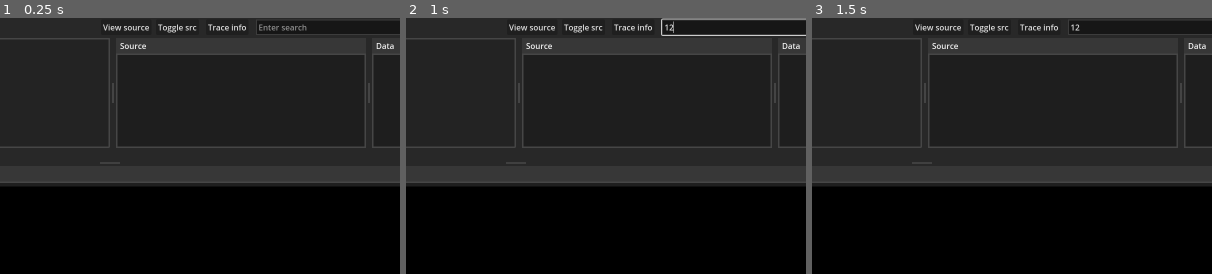
Above: before the commit, frames 1-3 (left to right).
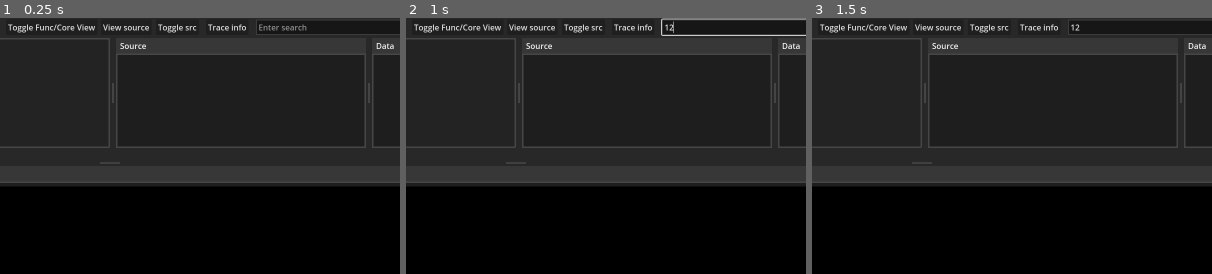
Above: after the commit, the same moments.

Repository: PatrikAAberg/dmce-gui
Game: Godot game, scene res://scene_controller.tscn
Two runs of this game, one before a commit and one after it. Both use one fixed random seed, a clock stepped at 60 frames per second and the inputs below.
Inputs (mouse positions are % of the whole screen's width and height, from its top left):
- Up to frame 1 (0.25 s): no input
- Up to frame 2 (1 s): click (42, 95) at 0.52 s; type "Alex" at 0.6 s; click (81, 2) at 0.75 s; type "12" at 0.83 s
- Up to frame 3 (1.5 s): click "Prev" at 1.25 s
The pictures show only the part of the screen within x 36-86%, y 0-50%; the shares and areas given below are measured in that part.

The runs differ from the first frame. In frame 1, 0.3% of the frame differs, in the area x 2-24%, y 2-6%; in frame 2, 0.3%; in frame 3, 0.3%.
Error before the commit: Invalid access of index '0' on a base object of type: 'Array'. (res://TraceGUI.gd:881)
Error after the commit: Invalid access of index '0' on a base object of type: 'Array'. (res://TraceGUI.gd:889)

Commit message:
trace: base for core-centric fchart

Diff:
--- a/dmcetraceGUI/FChart.gd
+++ b/dmcetraceGUI/FChart.gd
@@ -13,6 +13,7 @@
 var ZoomEnd = 0
 var mutex
 var FChartPanel
+var FuncFont : Font
 
 func ClearCores(ind):
 	Cores[ind] = []
@@ -47,6 +48,9 @@
 	TitleText.position.y = -40
 	FMarkers = get_node("../FMarkers")
 	mutex = Mutex.new()
+
+	FuncFont =  ThemeDB.fallback_font;
+
 	print("FChart ready")
 
 # Called every frame. 'delta' is the elapsed time since the previous frame.
@@ -81,6 +85,10 @@
 func _worker(thread_id, indstart, indend):
 #	print("Starting thread " + str(thread_id) + "  Interval: " + str(indstart) + "-" + str(indend))
 	_draw_from_func_list_interval(indstart, indend)
+
+func _worker_cores(thread_id, indstart, indend):
+#	print("Starting thread " + str(thread_id) + "  Interval: " + str(indstart) + "-" + str(indend))
+	_draw_from_core_list_interval(indstart, indend)
 
 func _find_all_marker_in_sight(ts):
 	if (ts > tgui.Trace[tgui.TActive].TimeSpanStart) and (ts < tgui.Trace[tgui.TActive].TimeSpanEnd):
@@ -204,6 +212,123 @@
 			func_count += 1
 
 func _draw_from_core_list():
+	if _timeline_inited:
+		var num_draw_cores = OS.get_processor_count() - 2
+		var num_trace_cores = len(Cores[tgui.TActive])
+		var trace_cores_per_draw_core = num_trace_cores / num_draw_cores
+		if trace_cores_per_draw_core == 0:
+			trace_cores_per_draw_core = num_trace_cores
+		var thread_count = 0
+		var threadlist = []
+		var trace_core_count = 0
+
+		# Set vscroll size
+		var page = int(FChartPanel.size.y / tgui.FNameText.get_line_offset(1))
+		tgui.FuncVScrollBar.max_value = num_draw_cores
+		tgui.FuncVScrollBar.page = page
+
+		print("num_draw_cores			: " + str(num_draw_cores))
+		print("num_trace_cores			: " + str(num_trace_cores))
+		print("trace_cores_per_draw_core: " + str(trace_cores_per_draw_core))
+		print("thread_count				: " + str(thread_count))
+		print("trace_core_count			: " + str(trace_core_count))
+
+		while trace_core_count < num_trace_cores:
+			var thread = Thread.new()
+			if (num_trace_cores - trace_core_count) < trace_cores_per_draw_core:
+				thread.start(_worker_cores.bind(thread_count, trace_core_count, num_trace_cores ))
+#				_worker(thread_count, func_count, num_funcs )
+			else:
+				thread.start(_worker_cores.bind(thread_count, trace_core_count, trace_core_count + trace_cores_per_draw_core))
+#				_worker(thread_count, func_count, func_count + funcs_per_core)
+			thread_count += 1
+			trace_core_count += trace_cores_per_draw_core
+			threadlist.append(thread)
+		for t in threadlist:
+			t.wait_to_finish()
+
+		if tgui.SearchShowAll:
+			var count = tgui.Trace[tgui.TActive].FindAllMarkers.bsearch(tgui.Trace[tgui.TActive].TimeSpanStart) - 1
+			if count < 0:
+				count = 0
+			while count < len(tgui.Trace[tgui.TActive].FindAllMarkers):
+				var ts = tgui.Trace[tgui.TActive].FindAllMarkers[count]
+				if ts > tgui.Trace[tgui.TActive].TimeSpanEnd:
+					break
+				var Width = float(Box.size.x)
+				if _find_all_marker_in_sight(ts):
+					var xpos = (ts - tgui.Trace[tgui.TActive].TimeSpanStart) * ( Width / tgui.Trace[tgui.TActive].TimeSpan)
+					draw_rect(Rect2(xpos, 0, 1, Box.size.y), Color("208bb5"), false)
+				count += 1
+
+func _draw_from_core_list_interval(indstart, indend):
+	if _timeline_inited:
+		# Prevent from getting to a state we cant zoom out from
+		if tgui.Trace[tgui.TActive].TimeSpan < 10:
+			tgui.Trace[tgui.TActive].TimeSpanStart = tgui.Trace[tgui.TActive].TimeSpanEnd - 10
+			if tgui.Trace[tgui.TActive].TimeSpanStart < tgui.Trace[tgui.TActive].TimeStart:
+				tgui.Trace[tgui.TActive].TimeSpanStart += 10
+				tgui.Trace[tgui.TActive].TimeSpanEnd += 10
+			tgui.Trace[tgui.TActive].TimeSpan = 10
+
+		var Width = float(Box.size.x)
+		var line_height = tgui.FNameText.get_line_offset(1)
+		var trace_core_count = indstart
+		var rect_count = 0
+		var box_list = []
+		var dubbla = 0
+		for klistindex in range(indstart, indend):
+			if klistindex > len(tgui.Trace[tgui.TActive].FTree) - 1:
+				break
+			var klist = tgui.Trace[tgui.TActive].FTree[klistindex]
+			if len(klist) > 0:
+					var length = len (klist)
+					var step = 1
+					if not tgui.LossLess:
+						step = 3
+					# Skip entries to the left
+					var j = 0
+					var fictive = {tend = tgui.Trace[tgui.TActive].TimeSpanStart}
+					j = klist.bsearch_custom(fictive, _compare_end)
+					while j < length:
+						var korv = klist[j]
+						var core = klistindex
+						var color
+						# Show this core?
+						if core not in Cores[tgui.TActive]:
+							j += 1
+							continue
+						else:
+							color = Colors[korv.index % 256]
+
+						# skip entries to the right
+						if korv.tstart > tgui.Trace[tgui.TActive].TimeSpanEnd:
+							break
+						if _in_sight(korv):
+							var ratio = float(Width / tgui.Trace[tgui.TActive].TimeSpan)
+							var x_start = int((korv.tstart - tgui.Trace[tgui.TActive].TimeSpanStart) * ratio)
+							if x_start < 0:
+								x_start = 0
+							var width = int((korv.tend - tgui.Trace[tgui.TActive].TimeSpanStart) * ratio - x_start)
+							if width > Width:
+								width = Width
+							var y_start = int(line_height * core + 3)
+							mutex.lock()
+							draw_rect(Rect2(x_start, y_start, width, line_height - 6), color, false)
+							if width > 20:
+								draw_string(FuncFont, Vector2(x_start, y_start), tgui.Trace[tgui.TActive].FList[korv.index])
+							mutex.unlock()
+							rect_count += 1
+							# Find next entry for this function that shall be drawn in next x position
+							var next_pix_time = int((float(x_start) + step) / ratio + tgui.Trace[tgui.TActive].TimeSpanStart)
+							fictive = {tend = next_pix_time}
+							var tmpj = klist.bsearch_custom(fictive, _compare_end)
+							if tmpj > j:
+								j = tmpj
+								continue
+						j += 1
+
+func _old_draw_from_core_list():
 	if _timeline_inited:
 		var box_list = []
 		var Width = Box.size.x
@@ -251,7 +376,12 @@
 func _draw():
 	if _timeline_inited and len(tgui.Trace) > 0:
 #		tgui.TimerStart()
-		_draw_from_func_list()
+
+		if not tgui.Trace[tgui.TActive].FuncPerCore:
+			_draw_from_func_list()
+		else:
+			_draw_from_core_list()
+
 # Other ways to draw fchart single-core
 #		_draw_from_func_list_interval(0, len(tgui.Trace[tgui.TActive].FDrawList))
 #	_draw_from_core_list()
@@ -265,17 +395,27 @@
 		Box = box
 
 	tgui.FNameText.text = ""
-	for i in range(len(tgui.Trace[tgui.TActive].FList)):
-		tgui.FNameText.text += tgui.Trace[tgui.TActive].FList[i] + "\n"
+	if not tgui.Trace[tgui.TActive].FuncPerCore:
+		for i in range(len(tgui.Trace[tgui.TActive].FList)):
+			tgui.FNameText.text += tgui.Trace[tgui.TActive].FList[i] + "\n"
+	else:
+		for i in range(len(tgui.Trace[tgui.TActive].CoreList)):
+			tgui.FNameText.text += "Core " + str(tgui.Trace[tgui.TActive].CoreList[i]) + "\n"
+
 	_timeline_inited = true
 	print("FCHart init timeline done")
 
 func UpdateTimeLine():
 	if _timeline_inited:
 		tgui.FNameText.scroll_to_line(tgui.Trace[tgui.TActive].FuncVScrollBarIndex)
-		var title = "Cores: "
-		for i in len(Cores[tgui.TActive]):
-			title = title + "  " + TextColor[Cores[tgui.TActive][i]] + str(Cores[tgui.TActive][i])
+		var title = "Visible cores: "
+		if not tgui.Trace[tgui.TActive].FuncPerCore:
+			for i in len(Cores[tgui.TActive]):
+				title = title + "  " + TextColor[Cores[tgui.TActive][i]] + str(Cores[tgui.TActive][i])
+		else:
+			for i in len(Cores[tgui.TActive]):
+				title = title + " " + str(Cores[tgui.TActive][i])
+
 		TitleText.text = title
 		queue_redraw()
 
--- a/dmcetraceGUI/TraceGUI.gd
+++ b/dmcetraceGUI/TraceGUI.gd
@@ -79,6 +79,7 @@
 var TraceInfoButton
 var ShowSrcButton
 var ShowLogButton
+var TogglePerFuncOrCoreButton
 var re_remove_probe
 var re_get_probenbr
 var TraceViewStart
@@ -440,6 +441,7 @@
 	for i in range(MAX_NUM_CORES):
 		tracetmp.TimestampsPerCore.append([])
 
+	tracetmp.FuncPerCore = false
 	tracetmp.TimeLineTS = []
 	tracetmp.TraceEntry2ProbeListIndex = []
 	tracetmp.UniqueProbeList = [] 			# probe numbers found in the trace
@@ -741,6 +743,7 @@
 	ShowSrcButton		= get_node("ShowSrcButton")
 	SrcPopOutButton		= get_node("SrcPopOutButton")
 	ShowLogButton		= get_node("ShowLogButton")
+	TogglePerFuncOrCoreButton	= get_node("TogglePerFuncOrCoreButton")
 	GenericAcceptDialog	= get_node("GenericAcceptDialog")
 	ShowCurrentTraceInfoDialog = get_node("ShowCurrentTraceInfoDialog")
 	AskForConfirmationDialog = get_node("AskForConfirmationDialog")
@@ -791,6 +794,7 @@
 	ShowSrcButton.pressed.connect(self._show_src_button_pressed)
 	SrcPopOutButton.pressed.connect(self._src_pop_out_button_pressed)
 	ShowLogButton.pressed.connect(self._show_log_button_pressed)
+	TogglePerFuncOrCoreButton.pressed.connect(self._toggle_per_func_or_core_button_pressed)
 	LogSearchNextButton.pressed.connect(self._log_search_next_button_pressed)
 	LogSearchPrevButton.pressed.connect(self._log_search_prev_button_pressed)
 
@@ -854,6 +858,10 @@
 	print("Show log!")
 #		self.grab_focus()
 #		ShowCurrentTraceInfoDialog.popup_centered()
+func _toggle_per_func_or_core_button_pressed():
+	TogglePerFuncOrCoreButton.release_focus()
+	if len(Trace) > 0:
+		_toggle_func_per_core()
 
 func _trace_info_button_pressed():
 	if len(Trace) > 0:
@@ -999,6 +1007,9 @@
 
 	ShowLogButton.position.x = SrcPopOutButton.position.x - 110
 	ShowLogButton.position.y = 3
+
+	TogglePerFuncOrCoreButton.position.x = ShowLogButton.position.x - 80
+	TogglePerFuncOrCoreButton.position.y = 3
 
 	VSplitCTop.split_offset = VSplitCTop.size.y * VSplitTop
 	HSplitCTop.split_offset = HSplitCTop.size.x * HSplitTop
@@ -1518,6 +1529,17 @@
 	else:
 		LossLess = false
 
+func _toggle_func_per_core():
+	if Trace[TActive].FuncPerCore == false:
+		Trace[TActive].FuncPerCore = true
+	else:
+		Trace[TActive].FuncPerCore = false
+
+	PopulateViews(SRC | INFO | TRACE)
+	InitTimeLine()
+	UpdateTimeLine()
+	UpdateMarkers()
+
 func _menu_view_pressed(id):
 	if len(Trace) == 0:
 		return
--- a/dmcetraceGUI/TraceGUI.tscn
+++ b/dmcetraceGUI/TraceGUI.tscn
@@ -704,3 +704,9 @@
 offset_top = 163.0
 offset_right = 1070.0
 offset_bottom = 340.0
+
+[node name="TogglePerFuncOrCoreButton" type="Button" parent="."]
+layout_mode = 0
+offset_right = 8.0
+offset_bottom = 8.0
+text = "Toggle Func/Core View"
